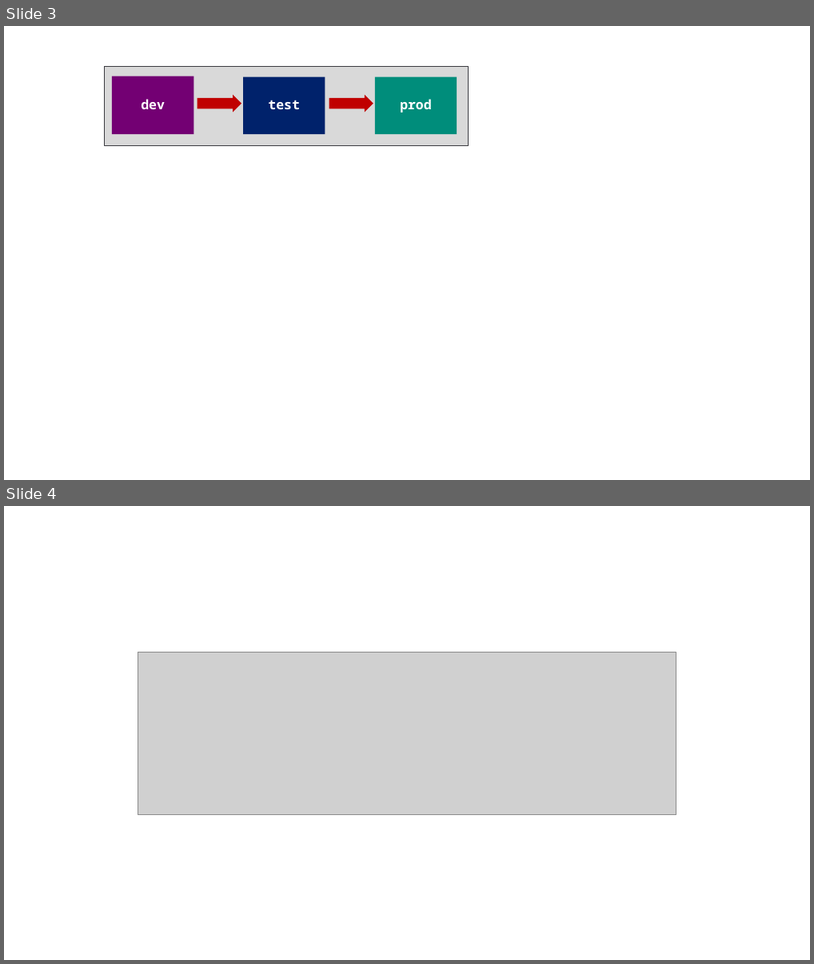
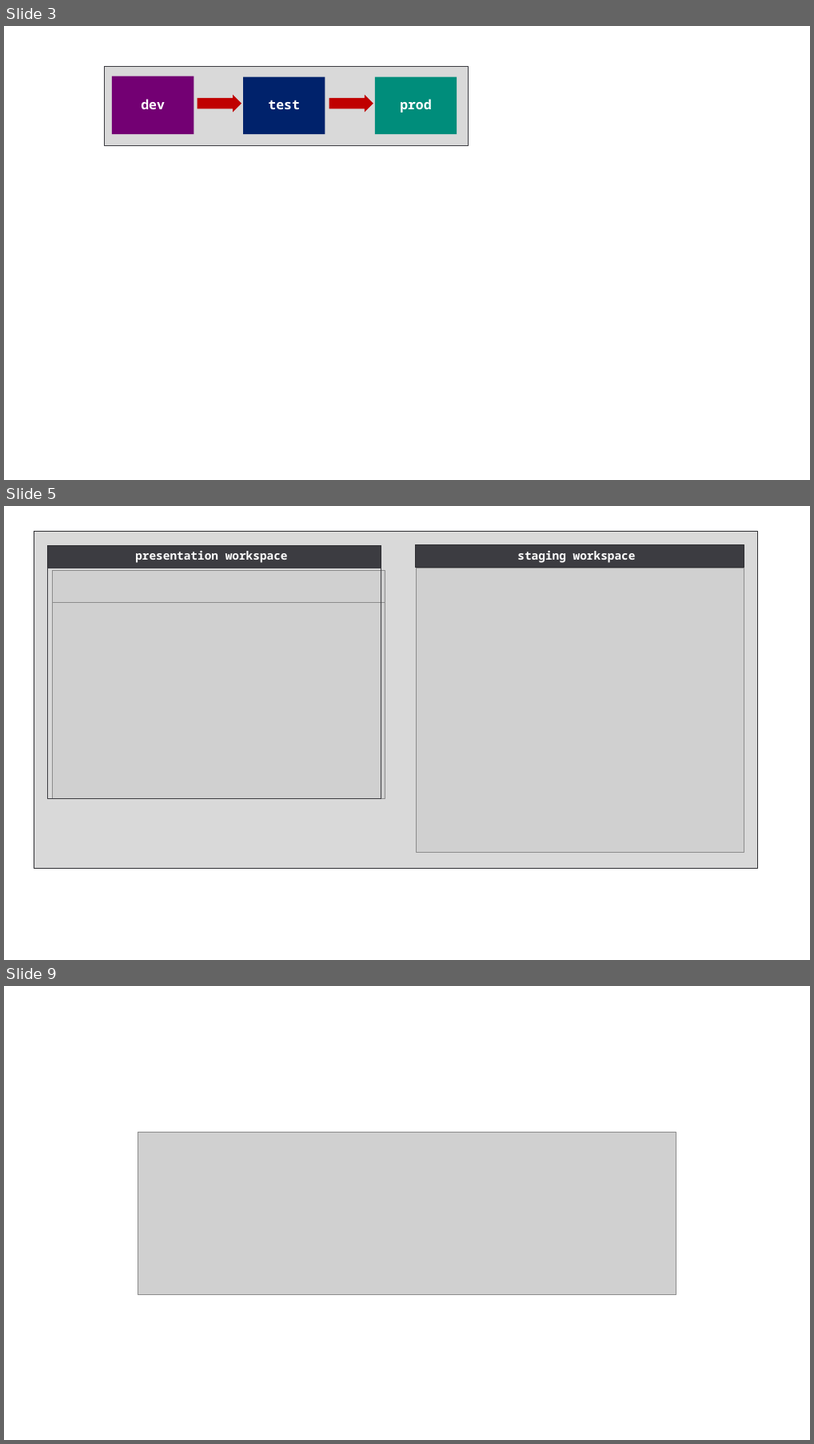
Before and after one commit to FabricDevCamp/fabric-cicd-whitepaper, a slide deck: pptx/Part 1 - Overview of Fabric CICD.pptx. Shown one above the other, each under a label of ours: slides 3 and 4 before the commit, slides 3, 5 and 9 after it; the slides between them are not shown. The pictures are 814x964 and 814x1444 pixels, drawn with LibreOffice and Linux fonts; fonts in the diff are those of the drawing; grey boxes stand for pictures. Boxes give left, top, right and bottom in pixels: in the first picture for what was removed or moved away, otherwise in the second. Text is boxed around its words. In the diff, an @@ line names an element or a change of style, - is before the commit and + after.

```diff
--- a/pptx/Part 1 - Overview of Fabric CICD.pptx
+++ b/pptx/Part 1 - Overview of Fabric CICD.pptx
@@ slide 5 added at box(4, 506, 810, 960), background #FFFFFF @@
@@ rectangle added at box(34, 531, 758, 868), fill #D9D9D9, outline #2D2D31 0.75 pt @@
@@ rectangle added at box(48, 545, 382, 568), fill #3C3C41, outline #2D2D31 0.75 pt, 14 pt, text #FFFFFF, bold @@
+presentation workspace
@@ rectangle added at box(415, 545, 745, 568), fill #3C3C41, outline #2D2D31 0.75 pt, 14 pt, text #FFFFFF, bold @@
+staging workspace
@@ rectangle added at box(48, 568, 382, 798), outline #3C3C41 0.75 pt @@
@@ picture added at box(53, 571, 385, 603) @@
@@ picture added at box(417, 568, 745, 852) @@
@@ picture added at box(53, 602, 385, 798) @@
@@ what was slide 4 is now slide 9 @@
```
Also in this commit, not shown: 2 slides changed, 7 other slides added, 1 other file.
